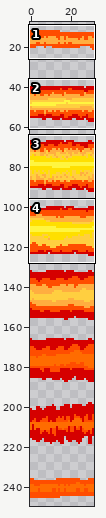
Sprite sheet: assets/effectLedakan/right.png. The first picture is a wide view before the edit; the outline marks the close-up.
Close-up. As it was:
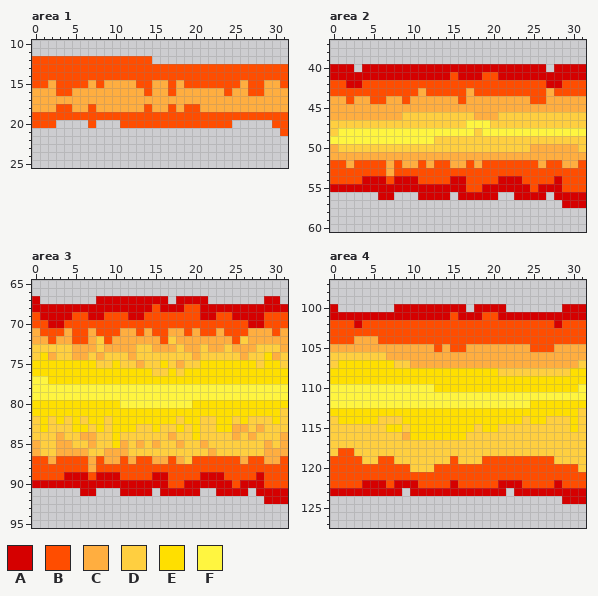
The file is 32x256 pixels. Shown: area 1: x 0..31, y 10..25; area 2: x 0..31, y 37..60; area 3: x 0..31, y 65..95; area 4: x 0..31, y 97..127. The wide view leaves out empty margins. The commit also changed other parts of the picture, which this record leaves out.
Palette (. is transparent): A #d50000  B #ff4d00  C #ffae40  D #ffcf40  E #ffdf00  F #fff540
Pixels before, area 1, first column x 0:
12 BBBBBBBBBBBBBBB.................
13 BBBBBBBBBBBBBBBBBBBBBBBBBBBBBBBB
14 BBBBBBBBBBBBBBBBBBBBBBBBBBBBBBBB
15 BBCBBBBCBCCCCBBCCBCBBBBBBBCBBCCB
16 CCCBBCCCCCCCCCBCCBCCCCCCBCCBBCCC
17 CCCCCCCCCCCCCCCCCCCCCCCCCCCCCCCC
18 CCCBBCCBCCCCCCBCCBCBBCCCCCCCCCCC
19 BBBBBBBBBBBBBBBBBBBBBBBBBBBBBBBB
20 BBB....B...BBBBBBBBBBBBBB.....BB
21 ...............................B
Pixels before, area 2, first column x 0:
40 AAA.AAAAAAAAAAAAAAAAAAAAAAA.AAAA
41 AAAAAAAAAAAAAAABAAABBAAAAAAAAAAA
42 BBAABBBBBBBBBBBBBBBBBBBBBBBAABBB
43 BBBBBBBBBBBCBBBBBCBBBBBBBBBCBBBB
44 CCBCCBBCCBCCCCCCBCCCCCCCCBBCCCCC
45 CCCCCCCCCCCCCCCCCCCCCCCCCCCCCCCC
46 CCCCCCCCCDDDDDDDDDCCCDDDDDDDDDDD
47 DDDDDDDDDDDDDDDDDFFFDDDDDDDDDDDD
48 DFFFFFFFFFFFFFFFFFDFFFFFFFFFFFFF
49 FFFFFFFFFFFFFDDDDDDDDDDDDDDDDDDD
50 CDDDDDDDDDDDDDDDDDDDDDDDDCCCCCCD
51 CCCCCCCCCCCCCCCCCCCCCCCCCCCCCCCC
52 BBCBBBBCBCCBCBBCCBCBBBBBBBCBBCCB
53 BBBBBBBCBBBBBBBBBBBBBBBBBBBBBBBB
54 BBBBAAABAAABBBBAABBBBAAABBBBABBB
55 AAAAAAAAAAAAAAAAABBAAAAAABAAABBB
56 ......AA...AAAA.AAAAA..AAAA.AAAA
57 .............................AAA
Pixels before, area 3, first column x 0:
67 A.......AAAAAAAAA.AAAA.......AA.
68 AAAAAAAAAAAAAAABAAABBAAAAAAAAAAA
69 BAAAABBAABBBAABBBBBBBAABBAAAABBB
70 BBAABBBBBBBBBBBBBBBBBBBBBBBAABBB
71 CBBBCBBCBBBCCBCBBCCBCBBCBBBCCCBC
72 CCBCCBBCDBCCCCCCBDCCCCCCCBDCCCCC
73 DDDDDCCCDCCCCDDCCCDCCDCCDCCCDDDC
74 DECDDCCDCDDDCDDDDDDDCDDDDDCDDECD
75 EEEEEEEEDDEDDCDDEDCDDEEEEEEEDEED
76 EEEEEEEEEEEEEEEDDEDEEEEEEEEEEEEE
77 FFEEEEEEEEEEEEEEEEEEEEEEEEEEEEEE
78 FFFFFFFFFFFFFFFFFFFFFFFFFFFFFFFF
79 FFFFFFFFFFFFFFFFFFFFFFFFFFFFFFFF
80 EEEEEEEEEEEFFFFFFFFFEEEEEEEEEEEE
81 EEEEEEEEEEEEEEEEEEEEEEEEEEEEEEED
82 DEDEDEDEEDEEEEEEEEDEEDDEEDEDDDED
83 DEDDDEEDEDEEEDDEDDEDEDDEECCDCDDD
84 DDDCDDCCDDEDDDDDDCDDEDDDDCDCDDDC
85 CDDCCDDCDDECDCDCDDCDDCDDDDDDDCDC
86 CDDCCCCDDCCCDDDDDDDDDDCDDDDDDCCC
87 BBCBBBBCBCCBCBBCCBCDBBBBBBCBBCCB
88 BBBBBBBCBBBBBBBBBBBBBBBBBBBBBBBB
89 BBBBAAABAAABBBBAABBBBAAABBBBABBB
90 AAAAAAAAAAAAAAAAABBAAAAAABAAABBB
91 ......AA...AAAA.AAAAA..AAAA.AAAA
92 .............................AAA
Pixels before, area 4, first column x 0:
100 A.......AAAAAAAAA.AAAA.......AAA
101 AAAAAAAAAAAAAAABAAABBAAAAAAAAAAA
102 BBBABBBBBBBBBBBBBBBBBBBBBBBBABBB
103 BBBBBBBBBBBBBBBBBBBBBBBBBBBBBBBB
104 BBBCCCBBBBBBBBBBBBBBBBBBBBBBBBBB
105 CCCCCCCCCCCCCBCBBCCCCCCCCBBBCCCC
106 DDDDDDDCCCCCCCCCCCCCCCCCCCCCCCCC
107 DEEEEEEEDDCCCCCCCCCCCCCCCCCCCCCD
108 EEEEEEEEEEEEEEEEEEEEEDDDDDDDDDEE
109 EEEEEEEEEEEEEEEEEEEEEEEEEEEEEEEE
110 FFFFFFFFFFFFFEEEEEEEEEEEEEEEEEEF
111 FFFFFFFFFFFFFFFFFFFFFFFFFFFFFFFF
112 FFFFFFFFFFFFFFFFFFFFFFFFFEEEEEEE
113 EEEEEEEEEEEEEEEEEEEEEEEEEEEEEEED
114 DEEEEEDDDEEEEEEEEEEEEEEEDEEDDDED
115 DDDDDDDEEDEEEEEEEEDEEDDDDDDDDDED
116 DDDDDDDDDCEEEEEEEDDDDDDDDDDDDDDD
117 DDDDDDDDDDDDDDDDDDDDDDDDDDDDDDDD
118 DBBDDDDDDDDDDDDDDDDDDDDDDDDDDDDD
119 BBBBDDBBDDDDDDDBDDDBBBBBBBBBDDDD
120 BBBBBBBBBBDDDBBBBBBBBBBBBBBBBBBD
121 BBBBBBBBBBBBBBBBBBBBBBBBBBBBBBBB
122 BBBBAAABAAABBBBABBBBBAAABBBBABBB
123 AAAAAAAAA.AAAAAAAAAAAA.AAAAAAAAA
124 .............................AAA
After:
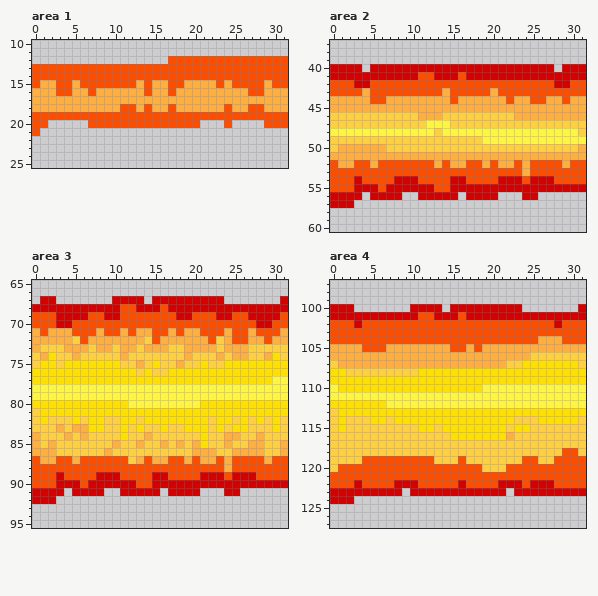
Diff:
Changed rows in their new state; - is an unchanged pixel.
Area 1:
first column x 0:
12 ...............--BBBBBBBBBBBBBBB
15 -C---C-B-BBBBC----BCCCC-C-B---B-
16 -------B----------------C-------
18 ---CC--C---BB------CC---B--BB---
20 --.-----BBB----------...-----B--
21 B------------------------------.
Area 2:
first column x 0:
40 ---A.----------------------A.---
41 -----------BB--AB--AA-----------
42 --B-A----------------------B-A--
43 ----C------B--C--B--C------B----
44 --C------C-----BC-----B------B--
46 DDDDDDDDD--CCC----DDD--CCCCCCCCC
47 ------------FFF--DDD------------
48 F------------D----F------------D
49 DDDDDDDDDDDDD------FFFFFFFFFFFFF
50 DCCCCCC------------------DDDDDDC
52 -C---C-B-BB-BC----BC-CC-C-B---B-
53 -------B----------------C-------
54 ---ABBB------------------AAAB---
55 BBB---B------BB--AA------A---AAA
56 AAAA-A--A------A.------.--.-....
57 AAA--------------------------...
Area 3:
first column x 0:
67 .AA-----..----.--A----AA-----..A
68 -----------BB--AB--AA-----------
69 -BB--AABBAA-BB----AA-BBAABB--AA-
70 --B-A----------------------B-A--
71 --CC---BC---BC----BC---BC---BB--
72 --C--D--CC----DBCC----BD--B--B--
73 C---C--DC-D---C--D---C-DC--D---D
74 -CE---D-D--CD------CD--C-C---CE-
75 D--D----EE-----ED-----DD----E--E
76 -------------D----E-------------
77 EE----------------------------FF
80 -----------E--------F-----------
81 D------------------------------E
82 ---D------D--D----E--E------E---
83 -D-C-CCE--D-DE-DE-DE-E--DEE-D-E-
84 C--DC--D--DE--C--D--DE--C--DC--D
85 --CDD--D--CD---DC---CE--C--CCD--
86 -CCDDDD---DD--------CC---CCCCDD-
87 -C---C-B-BB-DC----BC-CC-C-B---B-
88 -------B----------------C-------
89 ---ABBB------------------AAAB---
90 BBB---B------BB--AA------A---AAA
91 AAAA-A--A------A.------.--.-....
92 AAA--------------------------...
Area 4:
first column x 0:
100 -AA-----..----.--A----AA-----..-
101 -----------BB--AB--AA-----------
104 ---BBB--------------------CCC---
105 ----BBB------C----B------CCC----
106 CCCCCCC------------------DDDDDDD
107 -CCCCCCCCC------------DDEEEEEEE-
108 --DDDDDDDDD----------EEEEEEEEE--
110 -EEEEEEEEEEEE------FFFFFFFFFFFF-
112 EEEEEEE------------------FFFFFFF
113 D------------------------------E
114 --DDD-E-E--------------D-D-EEE--
115 -E-----DD-D--D----E--E-EE-----D-
116 ---------DDDDDD--EEEEEC---------
118 -DD--------------------------BB-
119 DDDDBB--BBBBB--DB--DDDDD--DDBBBB
120 D---------BBB------DDD---------B
122 ---ABBB--------BA--------AAAB---
124 AAA--------------------------...
Boxes around the changes in both close-ups, in picture pixels (x1, y1, x2, y2):
changed: (32, 56, 288, 136)
changed: (330, 64, 586, 208)
changed: (32, 296, 288, 504)
changed: (330, 304, 586, 504)
